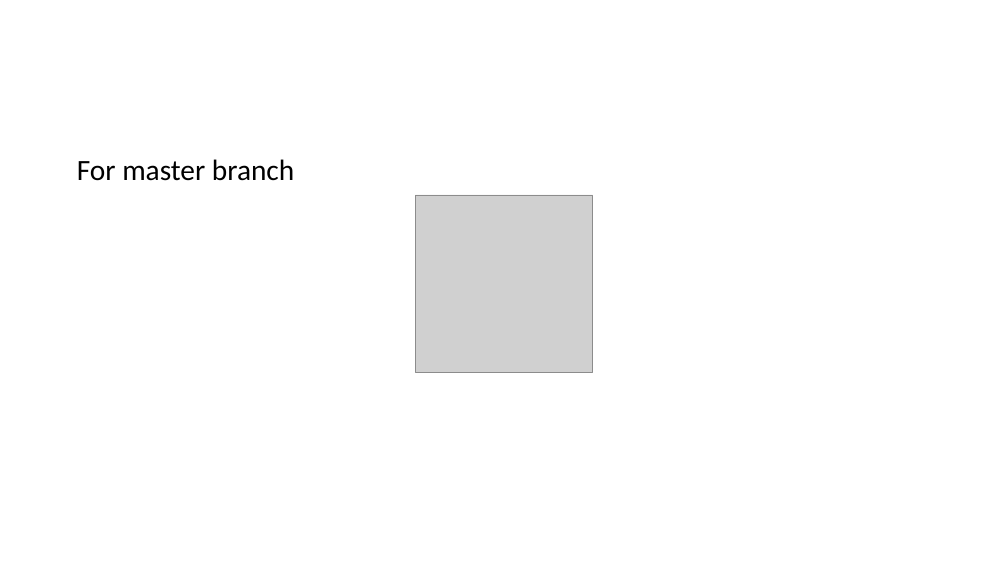
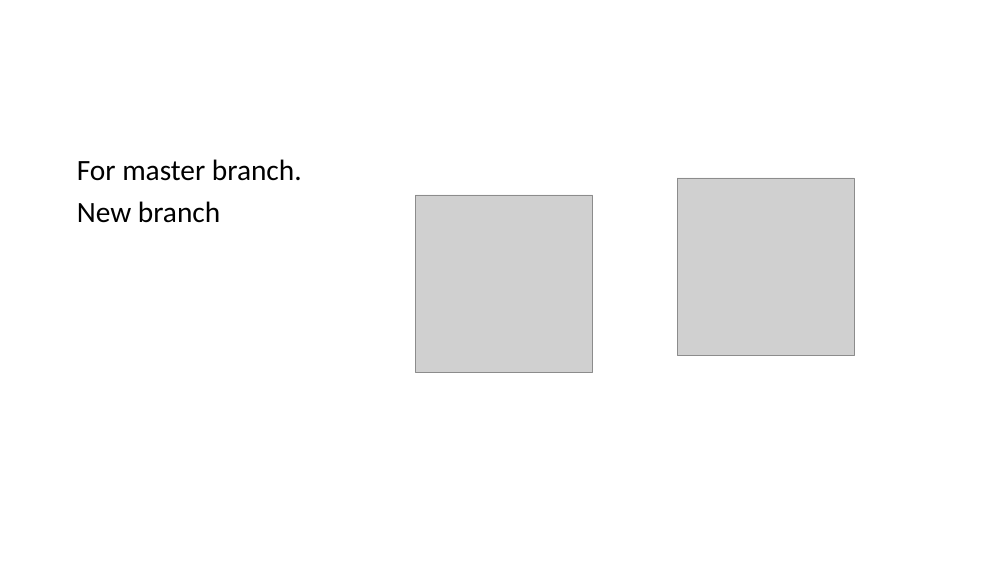
Before and after one commit to tkeena/GitTester, a slide deck: slide 2 of testPP.odp. Drawn at 1008x567 pixels with LibreOffice and Linux fonts; fonts in the diff are those of the drawing; grey boxes stand for pictures. Boxes give left, top, right and bottom in pixels: in the first picture for what was removed or moved away, otherwise in the second. Text is boxed around its words. In the diff, an @@ line names an element or a change of style, - is before the commit and + after.

```diff
--- a/testPP.odp
+++ b/testPP.odp
@@ text at bbox=[77, 159, 302, 223]: text changed @@
-For master branch
+For master branch.
+New branch
@@ picture added at bbox=[678, 178, 854, 355] @@
```
Also in this commit, not shown: 1 slide added.
